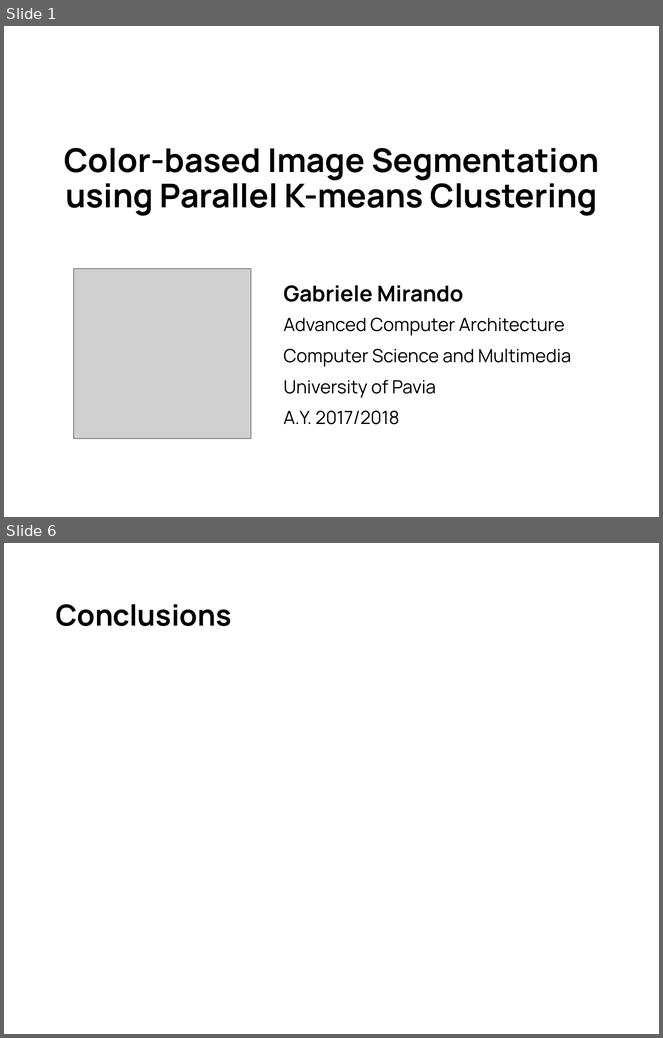
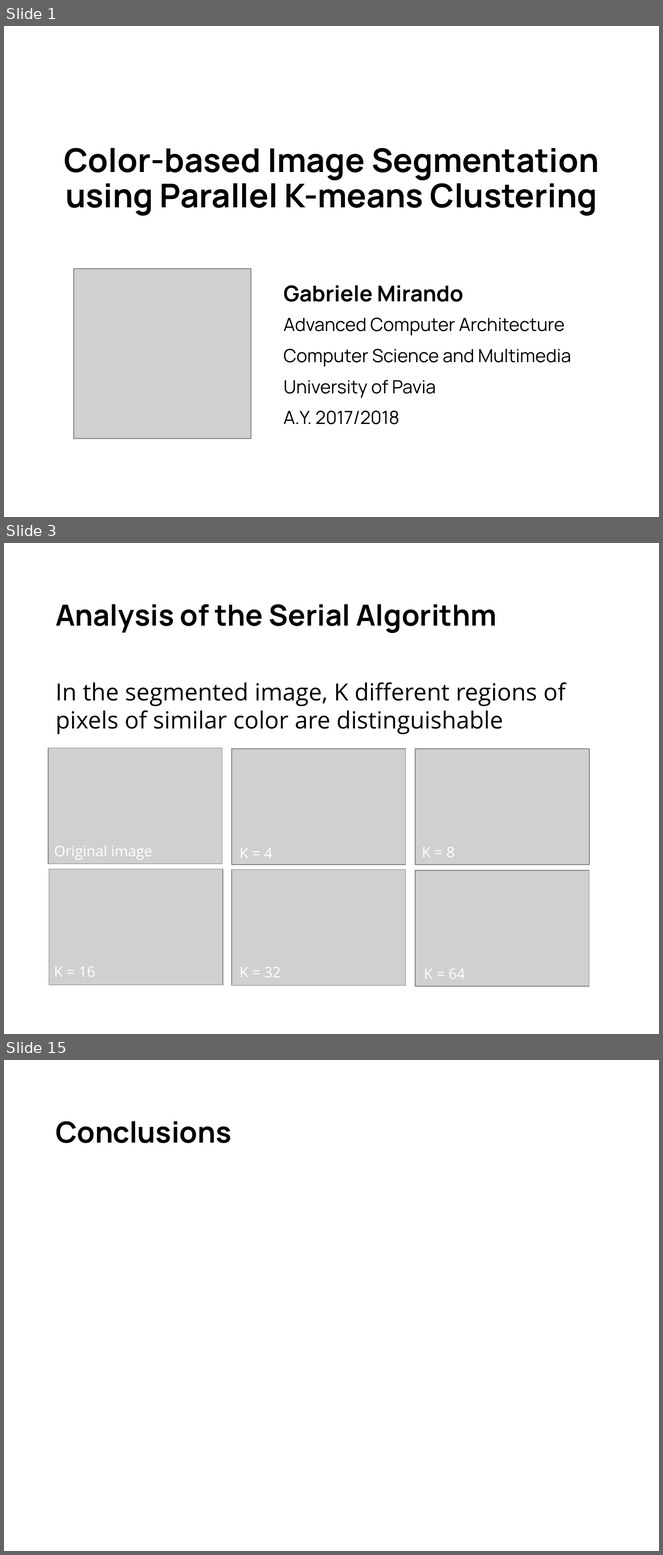
Before and after one commit to gabrielemirando/image-segmentation, a slide deck: docs/pres.pptx. Shown one above the other, each under a label of ours: slides 1 and 6 before the commit, slides 1, 3 and 15 after it; the slides between them are not shown. The pictures are 663x1038 and 663x1555 pixels, drawn with LibreOffice and Linux fonts; fonts in the diff are those of the drawing; grey boxes stand for pictures. Boxes give left, top, right and bottom in pixels: in the first picture for what was removed or moved away, otherwise in the second. Text is boxed around its words. In the diff, an @@ line names an element or a change of style, - is before the commit and + after.

```diff
--- a/docs/pres.pptx
+++ b/docs/pres.pptx
@@ slide 3 added at box(4, 543, 659, 1034), background #FFFFFF @@
@@ title added at box(55, 604, 496, 633), 32 pt, text #000000, bold @@
+Analysis of the Serial Algorithm
@@ text added at box(55, 682, 566, 734), 26 pt, text #000000 @@
+In the segmented image, K different regions of pixels of similar color are distinguishable
@@ picture added at box(49, 748, 223, 864) @@
@@ picture added at box(232, 749, 406, 865) @@
@@ picture added at box(415, 749, 590, 865) @@
@@ text added at box(54, 846, 153, 860), 16 pt, text #FFFFFF @@
+Original image
@@ text added at box(240, 848, 273, 859), 16 pt, text #FFFFFF @@
+K = 4
@@ text added at box(422, 847, 455, 858), 16 pt, text #FFFFFF @@
+K = 8
@@ picture added at box(49, 869, 223, 985) @@
@@ picture added at box(232, 870, 406, 986) @@
@@ picture added at box(415, 871, 590, 987) @@
@@ text added at box(54, 967, 96, 977), 16 pt, text #FFFFFF @@
+K = 16
@@ text added at box(240, 967, 281, 978), 16 pt, text #FFFFFF @@
+K = 32
@@ text added at box(424, 969, 465, 979), 16 pt, text #FFFFFF @@
+K = 64
@@ what was slide 6 is now slide 15 @@
```
Also in this commit, not shown: 3 slides changed, 9 other slides added, 1 slide removed, 2 other files.
